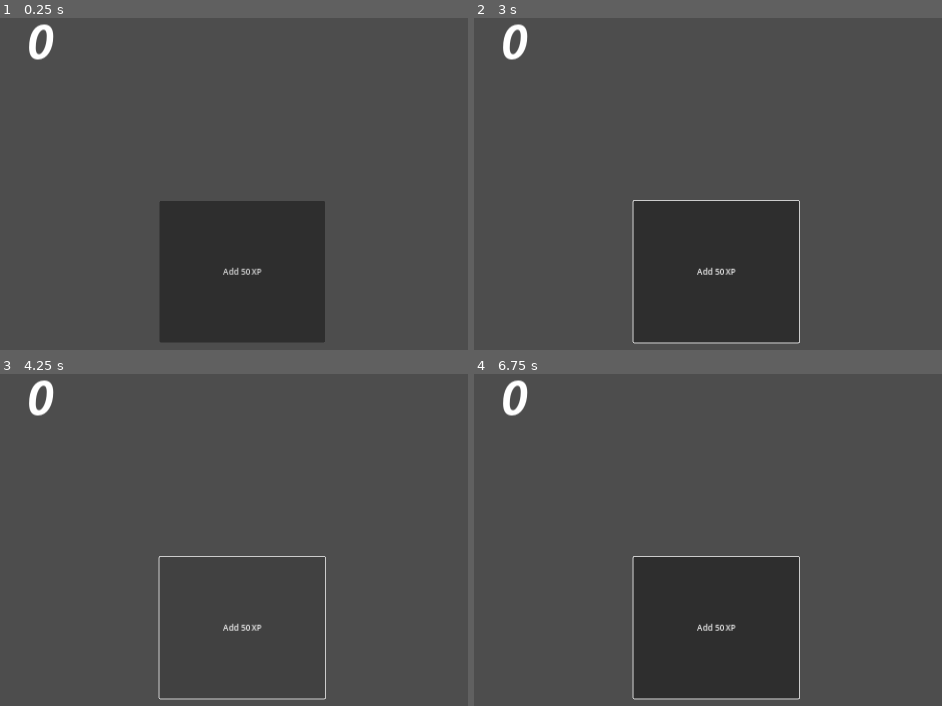
Above: before the commit, frames 1-4 (two rows, left to right).
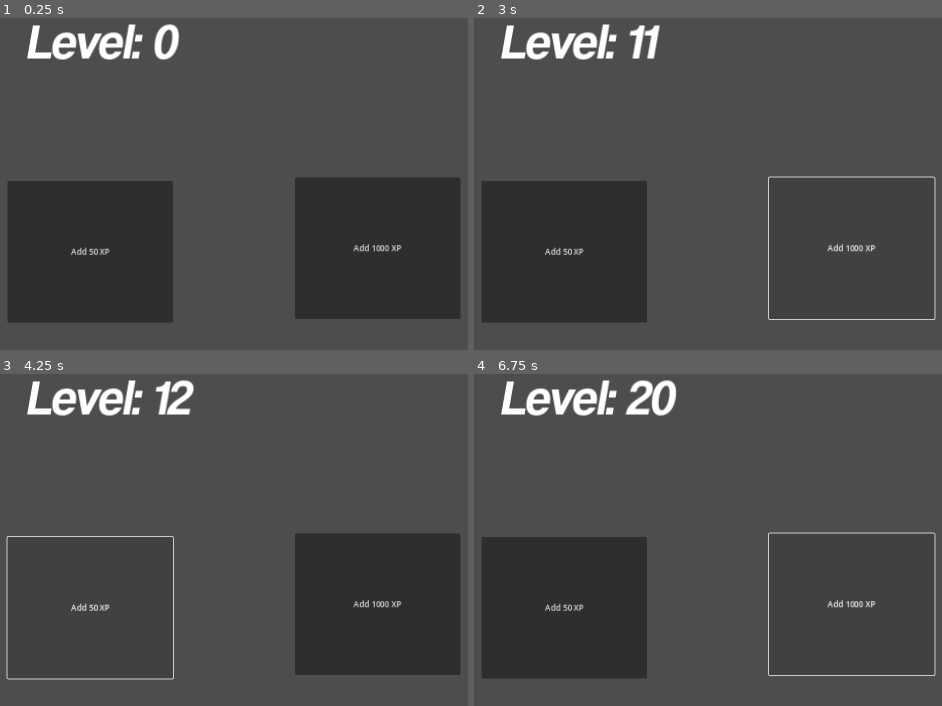
Above: after the commit, the same moments.

Repository: cphase/button-game
Game: Godot game, scene res://main.tscn
The game is run twice, just before and just after one commit, with the same random seed, the same clock (stepped at 60 frames per second) and the same inputs.
Inputs (mouse positions are in pixels of both pictures, inside the frame that each line leads up to):
- Up to frame 1 (0.25 s): no input
- Up to frame 2 (3 s): click (853, 247) at 0.5 s, where only the run after the commit has a clickable "Add 1000 XP"; click "Add 50 XP" at 1.25 s; click "Add 50 XP" at 2 s; click (853, 247) at 2.75 s, where only the run after the commit has a clickable "Add 1000 XP"
- Up to frame 3 (4.25 s): click "Add 50 XP" at 3.5 s
- Up to frame 4 (6.75 s): click (853, 603) at 4.25 s, where only the run after the commit has a clickable "Add 1000 XP"; tap Enter at 5, 6.5 s; tap Space at 5.75 s

The runs differ from the first frame. In frame 1, 40% of the frame differs, in the area x 1-99%, y 1-98%; in frame 2, 28%; in frame 3, 16%; in frame 4, 29%.

Commit message:
got level up working

Diff:
--- a/level.gd
+++ b/level.gd
@@ -1,7 +1,7 @@
 extends Node
 
+signal leveled_up(level, new_required)
 signal xp_changed(old, new)
-signal leveled_up(level, new_required)
 
 @export var level = 0
 @export var xp = 0
@@ -44,3 +44,7 @@
 
 func _on_add_xp_pressed():
 	add_xp(50)
+
+
+func _on_add_xp_1000_pressed():
+	add_xp(1000)
--- a/main.tscn
+++ b/main.tscn
@@ -9,12 +9,20 @@
 [node name="Player" parent="." instance=ExtResource("1_57xd2")]
 
 [node name="AddXp" type="Button" parent="."]
-offset_left = 615.0
-offset_top = 418.0
-offset_right = 946.0
-offset_bottom = 701.0
+offset_left = 311.0
+offset_top = 378.0
+offset_right = 642.0
+offset_bottom = 661.0
 text = "Add 50 XP"
 
+[node name="AddXp1000" type="Button" parent="."]
+offset_left = 886.0
+offset_top = 371.0
+offset_right = 1217.0
+offset_bottom = 654.0
+text = "Add 1000 XP"
+
 [connection signal="pressed" from="AddXp" to="Player/Level" method="_on_add_xp_pressed"]
+[connection signal="pressed" from="AddXp1000" to="Player/Level" method="_on_add_xp_1000_pressed"]
 
 [editable path="Player"]
--- a/player.tscn
+++ b/player.tscn
@@ -10,3 +10,6 @@
 [node name="Level" parent="." instance=ExtResource("1_2ork6")]
 
 [node name="PlayerLevelDisplay" parent="." instance=ExtResource("2_83txl")]
+
+[connection signal="leveled_up" from="Level" to="PlayerLevelDisplay" method="add_level_up"]
+[connection signal="xp_changed" from="Level" to="PlayerLevelDisplay" method="add_xp"]
--- a/player_level_display.gd
+++ b/player_level_display.gd
@@ -1,8 +1,7 @@
 extends Node2D
 
 var level_queue = []
-var level
-var xp
+var animate = false
 
 # Called when the node enters the scene tree for the first time.
 func _ready():
@@ -11,14 +10,18 @@
 
 # Called every frame. 'delta' is the elapsed time since the previous frame.
 func _process(delta):
-	pass
+	if animate:
+		$LevelDisplay.text = str("Level: ", level_queue.pop_front())
+		if (level_queue.size() == 0):
+			animate = false
 
 
 func add_xp(old, new):
 	pass
 
 func add_level_up(level, new_required):
-	$Level.text = level
+	level_queue.push_back(level)
+	animate = true
 
 func redraw_xp():
 	pass
--- a/player_level_display.tscn
+++ b/player_level_display.tscn
@@ -8,7 +8,7 @@
 
 [node name="Polygon2D" type="Polygon2D" parent="."]
 
-[node name="Level" type="Label" parent="."]
+[node name="LevelDisplay" type="Label" parent="."]
 offset_left = 348.0
 offset_top = 35.0
 offset_right = 443.0
